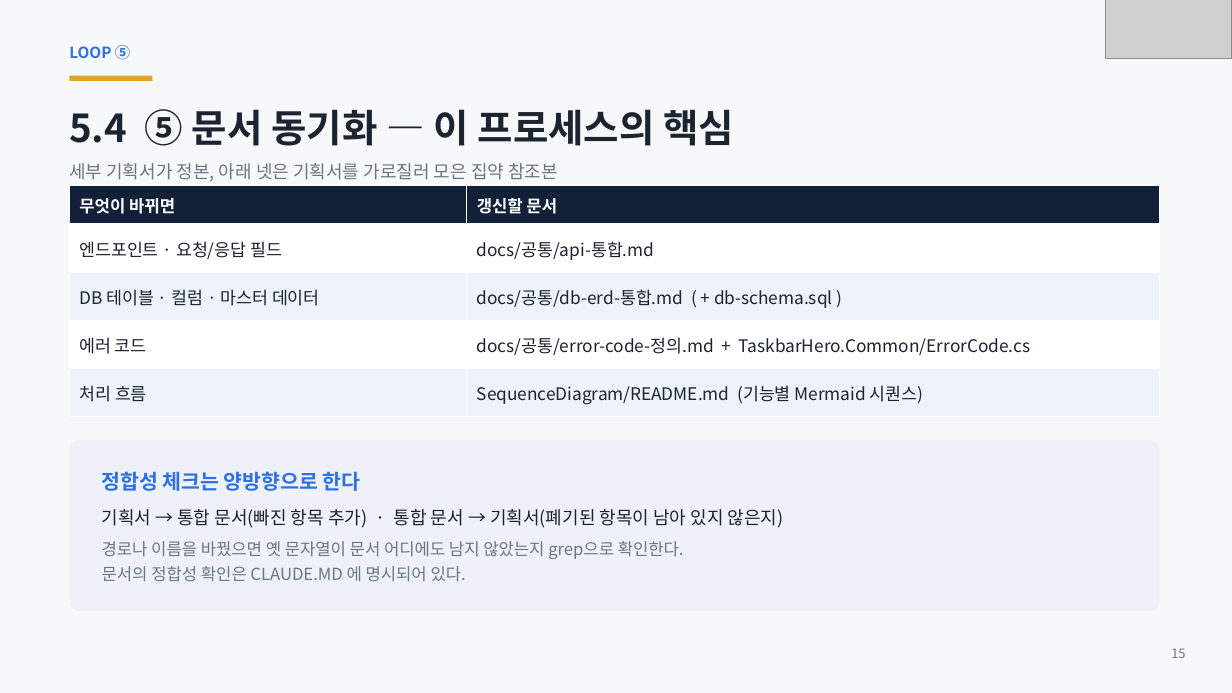
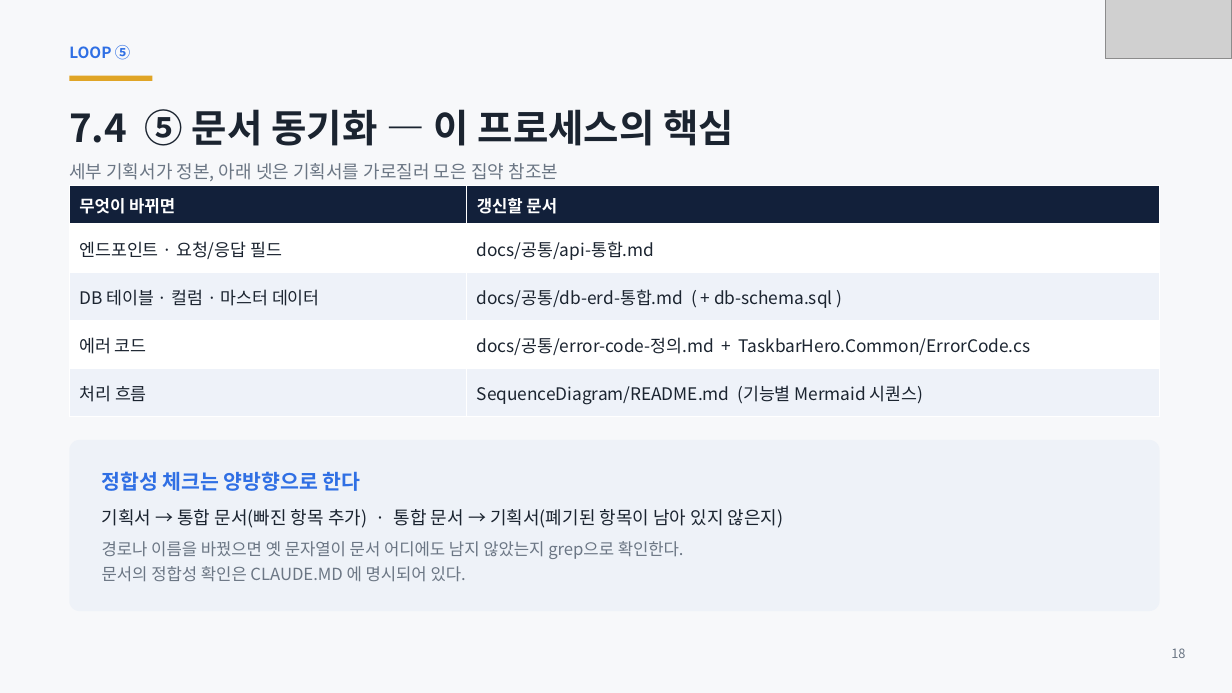
Before and after one commit to ks-wook/com2us-taskbar-hero, a slide deck: slide 18 of docs/com2us-taskbar-hero-발표자료.pptx (slide 15 before the commit). Drawn at 1232x693 pixels with LibreOffice and Linux fonts; fonts in the diff are those of the drawing; grey boxes stand for pictures. Boxes give left, top, right and bottom in pixels: in the first picture for what was removed or moved away, otherwise in the second. Text is boxed around its words. In the diff, an @@ line names an element or a change of style, - is before the commit and + after.

```diff
--- a/docs/com2us-taskbar-hero-발표자료.pptx
+++ b/docs/com2us-taskbar-hero-발표자료.pptx
@@ text at bbox=[69, 109, 734, 146]: text changed @@
-5.4 ⑤ 문서 동기화 — 이 프로세스의 핵심
+7.4 ⑤ 문서 동기화 — 이 프로세스의 핵심
@@ text at bbox=[1171, 648, 1185, 658]: text changed @@
-15
+18
```
Also in this commit, not shown: 32 other slides changed, 5 slides added, 3 slides removed.
